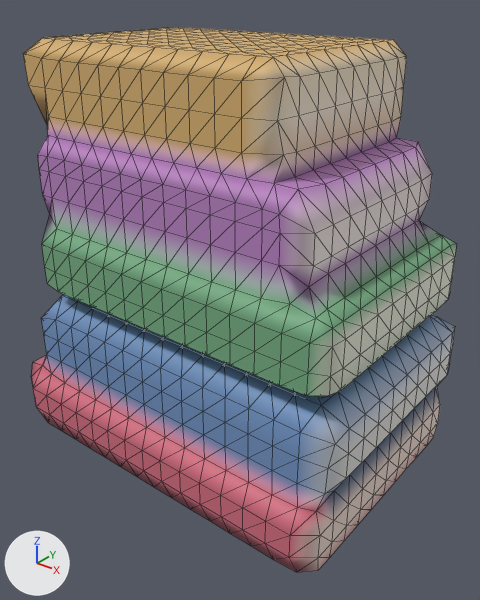
The glTF model assets/models/props/books.glb: old version first, new version second.
Camera for both pictures: a 50 mm lens placed at (32.9, -39.4, 39.3), pointed at (1.8, -0.6, 15.2). Arrows for +X, +Y and +Z are at lower left; the lights stay in place. The first picture is the older version. Mesh edges are drawn as thin lines.

Before the edit, the objects in view are built like this:
```python
me_mesh_0 = bpy.data.meshes.new('Mesh_0')
me_mesh_0.from_pydata(...)  # 1352 vertices, 2696 faces; spans x -16.0..16.8, y -11.0..11.0, z 0.8..35.2
me_mesh_0.materials.append(mat_clay)
ob_books = bpy.data.objects.new('books', me_mesh_0)
ob_books.location = (0.0, 0.0, 0.0)
```
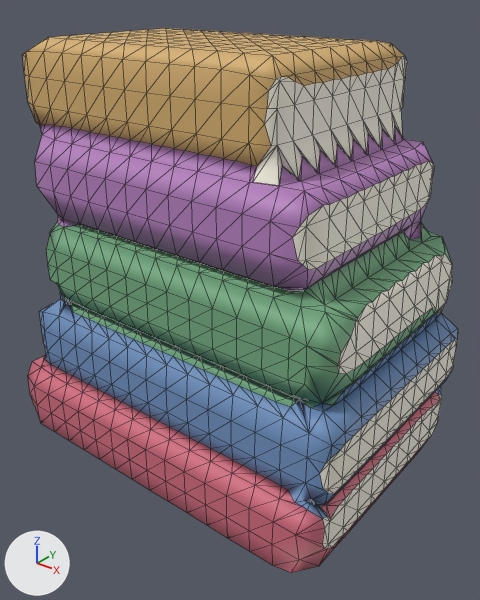
What differs and where, as boxes [x1, y1, x2, y2] in the pictures (480 x 600 px):
'books', reshaped: before [23, 27, 456, 572]; after [22, 28, 458, 573]
part 1 of me_mesh_0, rebuilt (47% taller): before [23, 27, 456, 398]; after [22, 28, 458, 573]
part 2 of me_mesh_0, deleted: before [31, 295, 455, 572]

What the commit changed:
me_mesh_0 is used by ob_books; location (0.0, 0.0, 0.0).
me_mesh_0 had 1352 vertices, 2696 faces and spanned x -16.0..16.8, y -11.0..11.0, z 0.8..35.2.
me_mesh_0 now has 1679 vertices, 3354 faces and spans x -16.0..16.8, y -11.0..11.0, z 0.8..35.2.
me_mesh_0 part 1: the loose piece of 724 vertices spanning x -13.5..15.9, y -9.8..9.8, z 14.8..35.2 is rebuilt with 1679 vertices and now spans x -16.0..16.8, y -11.0..11.0, z 0.8..35.2.
me_mesh_0 part 2: the loose piece of 628 vertices spanning x -16.0..16.8, y -11.0..11.0, z 0.8..14.2 is deleted.
